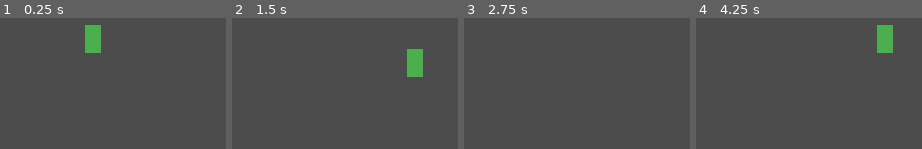
Above: before the commit, frames 1-4 (left to right).
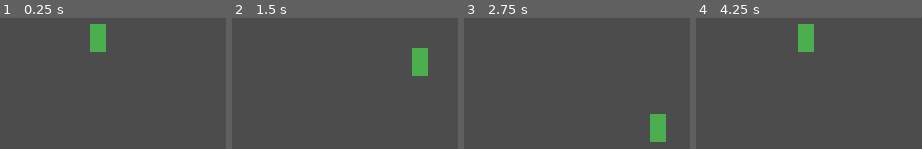
Above: after the commit, the same moments.

Repository: haxelcaribou/Lowres-Jam-2021
Game: Godot game, scene res://Scenes/character.tscn
The game is run twice, just before and just after one commit, with the same random seed, the same clock (stepped at 60 frames per second) and the same inputs.
Inputs:
- Up to frame 1 (0.25 s): no input
- Up to frame 2 (1.5 s): tap Enter at 0.5 s; hold D (move_right) 0.53-1.28 s; hold S (move_down) from 1.28 s (still down)
- Up to frame 3 (2.75 s): release S (move_down) at 2.03 s; hold D (move_right) from 2.03 s (still down)
- Up to frame 4 (4.25 s): tap Space at 2.75 s; release D (move_right) at 2.78 s; hold W (move_up) 2.78-3.53 s; hold A (move_left) from 3.53 s (still down)

The runs differ from the first frame. In frame 1, 1.0% of the frame differs, in the area x 37-47%, y 4-27%; in frame 2, 1.0%; in frame 3, 1.5%; in frame 4, 3.0%, in the area x 45-88%, y 4-27%.

Commit message:
Added Camera

Diff:
--- a/Scenes/character.tscn
+++ b/Scenes/character.tscn
@@ -4,16 +4,25 @@
 [ext_resource path="res://Scripts/character.gd" type="Script" id=2]
 
 [sub_resource type="RectangleShape2D" id=1]
-extents = Vector2( 1.9969, 1.60419 )
+extents = Vector2( 1.97293, 3.4729 )
 
 [node name="KinematicBody2D" type="KinematicBody2D"]
-position = Vector2( 30.7747, 35.781 )
+position = Vector2( 32, 32 )
 script = ExtResource( 2 )
 
 [node name="CollisionShape2D" type="CollisionShape2D" parent="."]
-position = Vector2( -0.125838, -1.25553 )
+position = Vector2( 0, 0.5 )
 shape = SubResource( 1 )
 
 [node name="Sprite" type="Sprite" parent="."]
-position = Vector2( 0.858533, -3.61105 )
 texture = ExtResource( 1 )
+offset = Vector2( 1, 0 )
+
+[node name="Camera2D" type="Camera2D" parent="."]
+current = true
+drag_margin_h_enabled = true
+drag_margin_v_enabled = true
+drag_margin_left = 0.75
+drag_margin_top = 0.75
+drag_margin_right = 0.75
+drag_margin_bottom = 0.75
